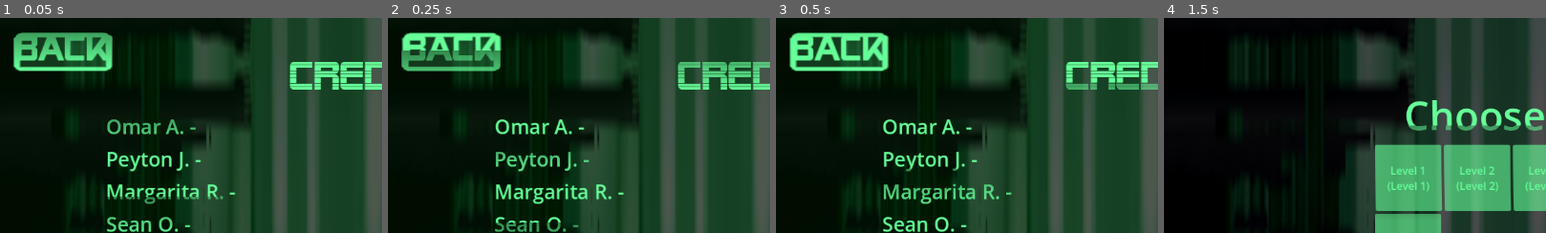
Above: before the commit, frames 1-4 (left to right).
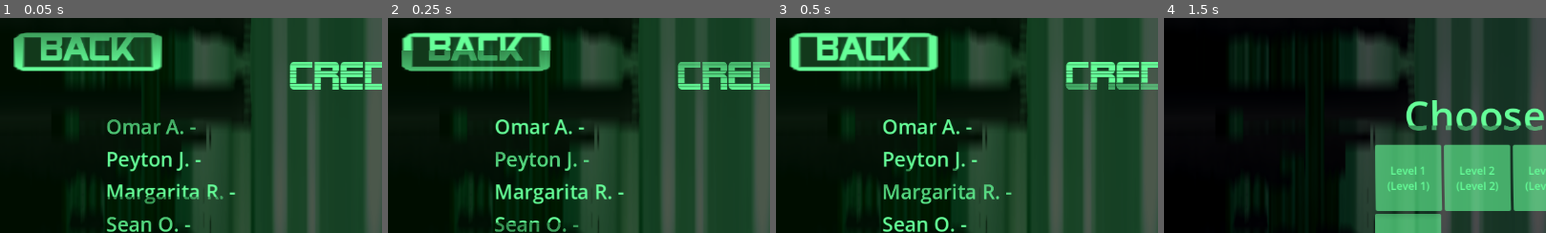
Above: after the commit, the same moments.

Repository: matthewchen146/cmpm-172-grappling-platformer
Game: Godot game, scene res://scenes/main_scenes/credits/credits.tscn
Two runs of this game, one before a commit and one after it. Both use one fixed random seed, a clock stepped at 60 frames per second and the inputs below. This scene is started directly instead of the project's main scene.
Inputs:
- Up to frame 1 (0.05 s): no input
- Up to frame 2 (0.25 s): no input
- Up to frame 3 (0.5 s): no input
- Up to frame 4 (1.5 s): click "Back" at 0.5 s; click "Play" at 1.25 s
The pictures show only the part of the screen within x 0-50%, y 0-50%; the shares and areas given below are measured in that part.

The runs differ from the first frame. In frame 1, 4.5% of the frame differs, in the area x 3-43%, y 6-25%; in frame 2, 4.5%; in frame 3, 4.7%; in frame 4, nothing differs.

Commit message:
button ui

Diff:
--- a/scenes/main_scenes/credits/credits.tscn
+++ b/scenes/main_scenes/credits/credits.tscn
@@ -125,7 +125,8 @@
 layout_mode = 1
 offset_left = -140.0
 offset_top = -120.0
-offset_right = -40.0
+offset_right = 10.0
+offset_bottom = 50.0
 scale = Vector2(1.5, 1.5)
 theme = ExtResource("6_d1i7y")
 
--- a/scenes/main_scenes/settings/settings.tscn
+++ b/scenes/main_scenes/settings/settings.tscn
@@ -121,15 +121,16 @@
 label_settings = SubResource("LabelSettings_64dek")
 vertical_alignment = 1
 
-[node name="HBoxContainer" type="HBoxContainer" parent="SubViewportContainer/SubViewport/Line2D2/HBoxContainer/Label/HBoxContainer/Label"]
-layout_mode = 1
+[node name="VBoxContainer" type="VBoxContainer" parent="SubViewportContainer/SubViewport/Line2D2/HBoxContainer/Label/HBoxContainer/Label"]
+layout_mode = 0
 offset_left = -200.0
 offset_top = -100.0
-offset_right = -97.0
-offset_bottom = -53.0
+offset_right = -60.0
+offset_bottom = -20.0
 theme = ExtResource("7_vhosm")
 
-[node name="backButton" type="Button" parent="SubViewportContainer/SubViewport/Line2D2/HBoxContainer/Label/HBoxContainer/Label/HBoxContainer"]
+[node name="backButton" type="Button" parent="SubViewportContainer/SubViewport/Line2D2/HBoxContainer/Label/HBoxContainer/Label/VBoxContainer"]
 unique_name_in_owner = true
 layout_mode = 2
-text = "Back"
+text = "Back
+"
--- a/themes/font_theme.tres
+++ b/themes/font_theme.tres
@@ -1,7 +1,8 @@
-[gd_resource type="Theme" load_steps=8 format=3 uid="uid://dgo11ku3vc8fo"]
+[gd_resource type="Theme" load_steps=9 format=3 uid="uid://dgo11ku3vc8fo"]
 
 [ext_resource type="FontFile" uid="uid://m0ov82v1q5b3" path="res://misc/alien_encounters/Alien-Encounters-Solid-Regular.ttf" id="1_j7gtf"]
 [ext_resource type="Texture2D" uid="uid://dc4b61tojdq8i" path="res://Assets/button 2.png" id="2_q7u3n"]
+[ext_resource type="Texture2D" uid="uid://5giwonrrw4w6" path="res://Assets/button normal.png" id="3_gqgui"]
 
 [sub_resource type="StyleBoxFlat" id="StyleBoxFlat_xmdta"]
 content_margin_left = 4.0
@@ -36,33 +37,14 @@
 expand_margin_right = 2.0
 expand_margin_bottom = 2.0
 
-[sub_resource type="StyleBoxFlat" id="StyleBoxFlat_5k6xo"]
-content_margin_left = 4.0
-content_margin_top = 4.0
-content_margin_right = 4.0
-content_margin_bottom = 4.0
-bg_color = Color(0.225, 0.225, 0.225, 0.6)
-corner_radius_top_left = 3
-corner_radius_top_right = 3
-corner_radius_bottom_right = 3
-corner_radius_bottom_left = 3
-corner_detail = 5
+[sub_resource type="StyleBoxTexture" id="StyleBoxTexture_43dh8"]
 
 [sub_resource type="StyleBoxTexture" id="StyleBoxTexture_crya6"]
 texture = ExtResource("2_q7u3n")
 region_rect = Rect2(10, 26, 80, 48)
 
-[sub_resource type="StyleBoxFlat" id="StyleBoxFlat_wrcr2"]
-content_margin_left = 4.0
-content_margin_top = 4.0
-content_margin_right = 4.0
-content_margin_bottom = 4.0
-bg_color = Color(0, 0, 0, 0.6)
-corner_radius_top_left = 3
-corner_radius_top_right = 3
-corner_radius_bottom_right = 3
-corner_radius_bottom_left = 3
-corner_detail = 5
+[sub_resource type="StyleBoxTexture" id="StyleBoxTexture_qqgr7"]
+texture = ExtResource("3_gqgui")
 
 [resource]
 default_font = ExtResource("1_j7gtf")
@@ -85,6 +67,6 @@
 Button/fonts/font = ExtResource("1_j7gtf")
 Button/styles/disabled = SubResource("StyleBoxFlat_xmdta")
 Button/styles/focus = SubResource("StyleBoxFlat_unwp5")
-Button/styles/hover = SubResource("StyleBoxFlat_5k6xo")
+Button/styles/hover = SubResource("StyleBoxTexture_43dh8")
 Button/styles/normal = SubResource("StyleBoxTexture_crya6")
-Button/styles/pressed = SubResource("StyleBoxFlat_wrcr2")
+Button/styles/pressed = SubResource("StyleBoxTexture_qqgr7")
